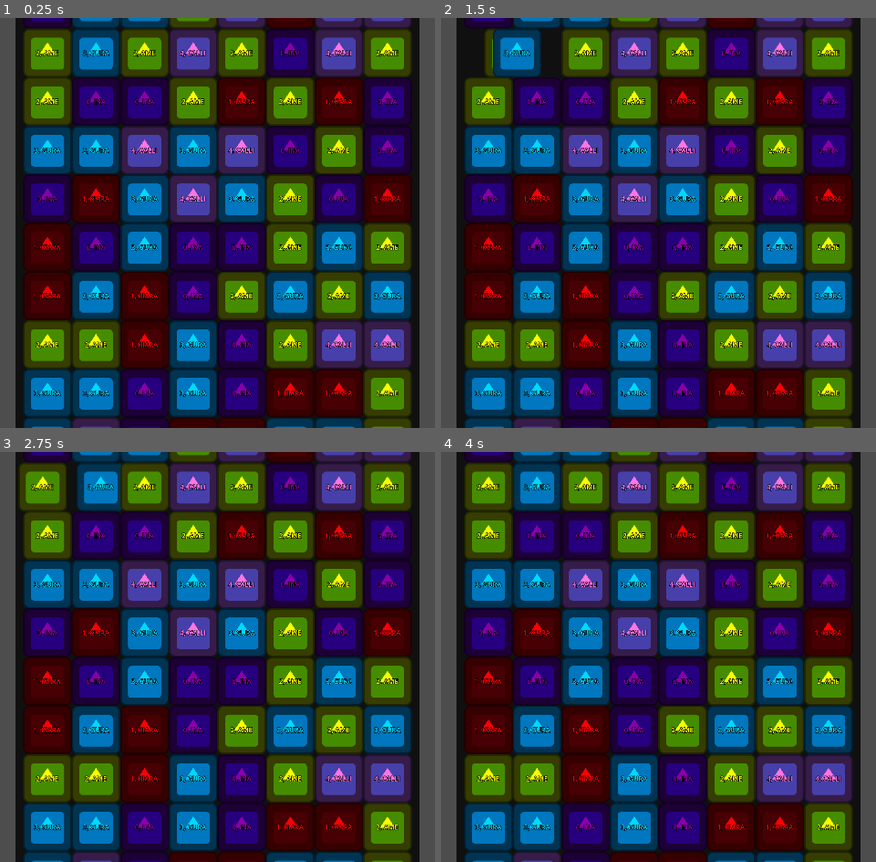
Above: before the commit, frames 1-4 (two rows, left to right).
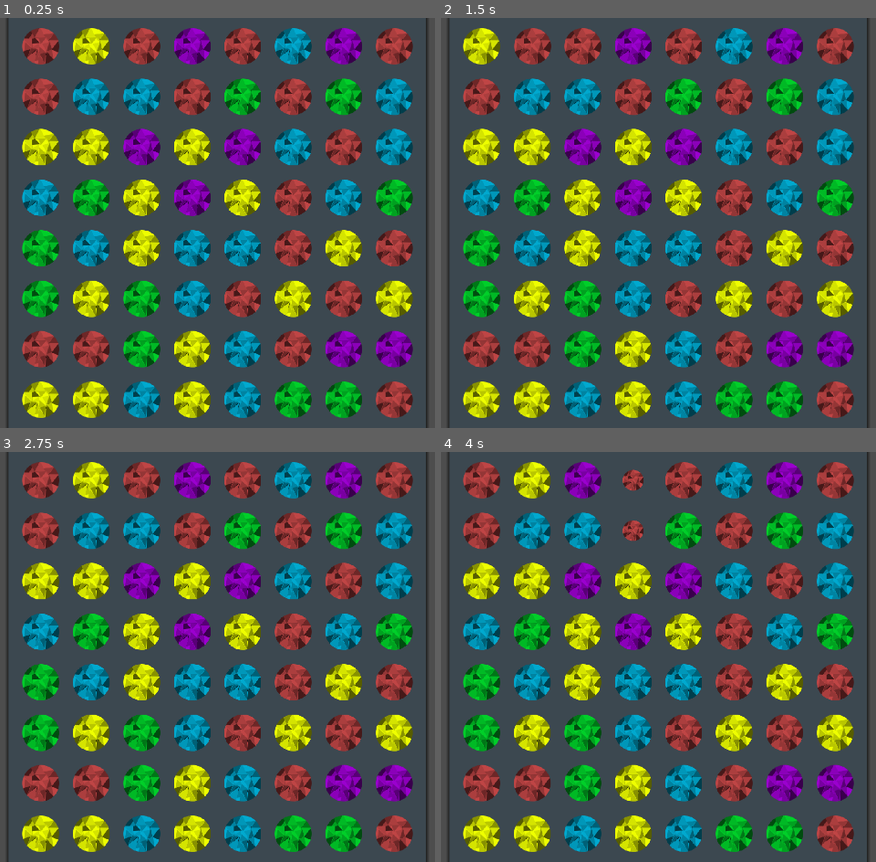
Above: after the commit, the same moments.

Repository: kuma-gee/holo-crush
Game: Godot game, scene res://src/game.tscn
Two runs of this game, one before a commit and one after it. Both use one fixed random seed, a clock stepped at 60 frames per second and the inputs below. The engine's default icon, where the game draws it, is replaced by a stand-in: a white triangle on a blue panel in a dark square.
Inputs (mouse positions are in pixels of both pictures, inside the frame that each line leads up to):
- Up to frame 1 (0.25 s): no input
- Up to frame 2 (1.5 s): tap Enter at 0.5 s; drag from (488, 54) to (732, 132) at 0.52 s; drag from (536, 54) to (623, 305) at 1.27 s
- Up to frame 3 (2.75 s): move the mouse to (143, 488) at 2.02 s; tap Alt at 2.1 s; click (143, 488) at 2.17 s
- Up to frame 4 (4 s): drag from (632, 488) to (outside the picture) at 2.77 s; drag from (684, 488) to (693, 657) at 3.52 s

The runs differ from the first frame. In frame 1, 93% of the frame differs, in the area x 1-99%, y 0-100%; in frame 2, 93%; in frame 3, 93%; in frame 4, 93%.

Commit message:
add some assets

Diff:
--- a/godot/src/game.tscn
+++ b/godot/src/game.tscn
@@ -6,7 +6,8 @@
 [ext_resource type="Script" path="res://src/grid/data.gd" id="3_3oo0b"]
 
 [sub_resource type="StyleBoxFlat" id="StyleBoxFlat_ymwg1"]
-bg_color = Color(0, 0, 0, 0.784314)
+bg_color = Color(0.266667, 0.32549, 0.368627, 0.784314)
+shadow_size = 10
 
 [node name="Game" type="Control" node_paths=PackedStringArray("input_blocker")]
 layout_mode = 3
@@ -39,11 +40,12 @@
 
 [node name="Grid" type="GridContainer" parent="CenterContainer/MarginContainer/MarginContainer" node_paths=PackedStringArray("data")]
 layout_mode = 2
-theme_override_constants/h_separation = 0
-theme_override_constants/v_separation = 0
+theme_override_constants/h_separation = 5
+theme_override_constants/v_separation = 5
 script = ExtResource("1_o8g41")
 slot_scene = ExtResource("2_4abeq")
 data = NodePath("../../../../Data")
+pieces = Array[int]([0, 1, 2, 3, 4])
 
 [node name="InputBlocker" type="Control" parent="CenterContainer/MarginContainer/MarginContainer"]
 layout_mode = 2
--- a/godot/src/grid/grid.gd
+++ b/godot/src/grid/grid.gd
@@ -8,6 +8,12 @@
 signal fill_finished
 
 const PIECE_MAP := {
+	Piece.Type.BLUE: preload("res://src/piece/basic_blue.tscn"),
+	Piece.Type.RED: preload("res://src/piece/basic_red.tscn"),
+	Piece.Type.YELLOW: preload("res://src/piece/basic_yellow.tscn"),
+	Piece.Type.GREEN: preload("res://src/piece/basic_green.tscn"),
+	Piece.Type.PURPLE: preload("res://src/piece/basic_purple.tscn"),
+
 	Piece.Type.INA: preload("res://src/piece/ina.tscn"),
 	Piece.Type.AME: preload("res://src/piece/ame.tscn"),
 	Piece.Type.GURA: preload("res://src/piece/gura.tscn"),
@@ -17,8 +23,8 @@
 
 @export var slot_scene: PackedScene
 @export var data: Data
-
-var pieces = PIECE_MAP.keys()
+@export var pieces: Array[Piece.Type]
+
 var queue = []
 var is_processing_queue = false
 
--- a/godot/src/grid/slot.tscn
+++ b/godot/src/grid/slot.tscn
@@ -11,6 +11,16 @@
 offset_bottom = 40.0
 script = ExtResource("1_ysysd")
 
+[node name="ColorRect" type="ColorRect" parent="."]
+visible = false
+layout_mode = 1
+anchors_preset = 15
+anchor_right = 1.0
+anchor_bottom = 1.0
+grow_horizontal = 2
+grow_vertical = 2
+color = Color(1, 1, 1, 0.196078)
+
 [node name="SwipeControl" type="Control" parent="."]
 layout_mode = 1
 anchors_preset = 15
--- /dev/null
+++ b/godot/src/piece/basic_blue.tscn
@@ -0,0 +1,10 @@
+[gd_scene load_steps=3 format=3 uid="uid://cmwklckfgwegu"]
+
+[ext_resource type="PackedScene" uid="uid://c0o3d7dki4axs" path="res://src/piece/ina.tscn" id="1_hiotm"]
+[ext_resource type="Texture2D" uid="uid://d4gbf7f0x54h5" path="res://assets/Piece_Basic.png" id="2_xcjna"]
+
+[node name="BasicBlue" instance=ExtResource("1_hiotm")]
+
+[node name="Sprite2D" parent="." index="0"]
+modulate = Color(0, 0.662745, 0.811765, 1)
+texture = ExtResource("2_xcjna")
--- /dev/null
+++ b/godot/src/piece/basic_green.tscn
@@ -0,0 +1,8 @@
+[gd_scene load_steps=2 format=3 uid="uid://cr0fpadl0kvxc"]
+
+[ext_resource type="PackedScene" uid="uid://cmwklckfgwegu" path="res://src/piece/basic_blue.tscn" id="1_f5la7"]
+
+[node name="BasicGreen" instance=ExtResource("1_f5la7")]
+
+[node name="Sprite2D" parent="." index="0"]
+modulate = Color(0, 0.811765, 0.160784, 1)
--- /dev/null
+++ b/godot/src/piece/basic_purple.tscn
@@ -0,0 +1,8 @@
+[gd_scene load_steps=2 format=3 uid="uid://dcts7hjhjpjo0"]
+
+[ext_resource type="PackedScene" uid="uid://cmwklckfgwegu" path="res://src/piece/basic_blue.tscn" id="1_4ufh7"]
+
+[node name="BasicPurple" instance=ExtResource("1_4ufh7")]
+
+[node name="Sprite2D" parent="." index="0"]
+modulate = Color(0.607843, 0, 0.811765, 1)
--- /dev/null
+++ b/godot/src/piece/basic_red.tscn
@@ -0,0 +1,8 @@
+[gd_scene load_steps=2 format=3 uid="uid://b26ll6arua4sb"]
+
+[ext_resource type="PackedScene" uid="uid://cmwklckfgwegu" path="res://src/piece/basic_blue.tscn" id="1_ntmcy"]
+
+[node name="BasicRed" instance=ExtResource("1_ntmcy")]
+
+[node name="Sprite2D" parent="." index="0"]
+modulate = Color(0.74902, 0.270588, 0.270588, 1)
--- /dev/null
+++ b/godot/src/piece/basic_yellow.tscn
@@ -0,0 +1,8 @@
+[gd_scene load_steps=2 format=3 uid="uid://cuqm26ujt8inx"]
+
+[ext_resource type="PackedScene" uid="uid://cmwklckfgwegu" path="res://src/piece/basic_blue.tscn" id="1_jh0uh"]
+
+[node name="BasicYellow" instance=ExtResource("1_jh0uh")]
+
+[node name="Sprite2D" parent="." index="0"]
+modulate = Color(0.933333, 1, 0, 1)
--- a/godot/src/piece/ina.tscn
+++ b/godot/src/piece/ina.tscn
@@ -1,12 +1,7 @@
-[gd_scene load_steps=4 format=3 uid="uid://c0o3d7dki4axs"]
+[gd_scene load_steps=3 format=3 uid="uid://c0o3d7dki4axs"]
 
 [ext_resource type="Script" path="res://src/piece/piece.gd" id="1_pju4m"]
 [ext_resource type="Texture2D" uid="uid://bwve2nq30wldn" path="res://icon.svg" id="2_cnm5w"]
-
-[sub_resource type="LabelSettings" id="LabelSettings_yf7k4"]
-font_size = 18
-outline_size = 5
-outline_color = Color(0, 0, 0, 1)
 
 [node name="Ina" type="Node2D"]
 script = ExtResource("1_pju4m")
@@ -14,12 +9,3 @@
 [node name="Sprite2D" type="Sprite2D" parent="."]
 modulate = Color(0.537255, 0, 0.658824, 1)
 texture = ExtResource("2_cnm5w")
-
-[node name="Label" type="Label" parent="Sprite2D"]
-offset_left = -64.0
-offset_top = -64.0
-offset_right = 64.0
-offset_bottom = 64.0
-label_settings = SubResource("LabelSettings_yf7k4")
-horizontal_alignment = 1
-vertical_alignment = 1
--- a/godot/src/piece/piece.gd
+++ b/godot/src/piece/piece.gd
@@ -5,6 +5,12 @@
 signal move_done
 
 enum Type {
+	BLUE,
+	RED,
+	YELLOW,
+	GREEN,
+	PURPLE,
+
 	INA,
 	KIARA,
 	AME,
@@ -15,19 +21,14 @@
 @export var type: Type
 @export var slight_move_distance := 10
 
-@onready var label: Label = $Sprite2D/Label
-
-func _ready():
-	label.text = str(type) + ", " + Type.keys()[type]
-
 func move(dest: Vector2):
 	var tw = create_tween()
-	tw.tween_property(self, "global_position", dest, 1.0).set_trans(Tween.TRANS_BACK).set_ease(Tween.EASE_IN_OUT)
+	tw.tween_property(self, "global_position", dest, 0.5).set_trans(Tween.TRANS_BACK).set_ease(Tween.EASE_IN_OUT)
 	tw.finished.connect(func(): move_done.emit())
 
 func matched():
 	var tw = create_tween()
-	tw.tween_property(self, "scale", Vector2(0, 0), 0.5).set_trans(Tween.TRANS_BACK).set_ease(Tween.EASE_IN_OUT)
+	tw.tween_property(self, "scale", Vector2(0, 0), 0.5).set_trans(Tween.TRANS_BOUNCE).set_ease(Tween.EASE_IN_OUT)
 	tw.finished.connect(func():
 		match_done.emit()
 		queue_free()
Binary file added: godot/assets/Piece_Basic.png
Not shown, added: godot/assets/Piece_Basic.png.import
Binary file added: godot/assets/Piece_Fuwamoco.png
Not shown, added: godot/assets/Piece_Fuwamoco.png.import
Binary file added: godot/assets/Piece_Gura.png
Not shown, added: godot/assets/Piece_Gura.png.import
Binary file added: godot/assets/Piece_Ina.png
Not shown, added: godot/assets/Piece_Ina.png.import
Binary file added: godot/assets/Piece_Korone.png
Not shown, added: godot/assets/Piece_Korone.png.import
